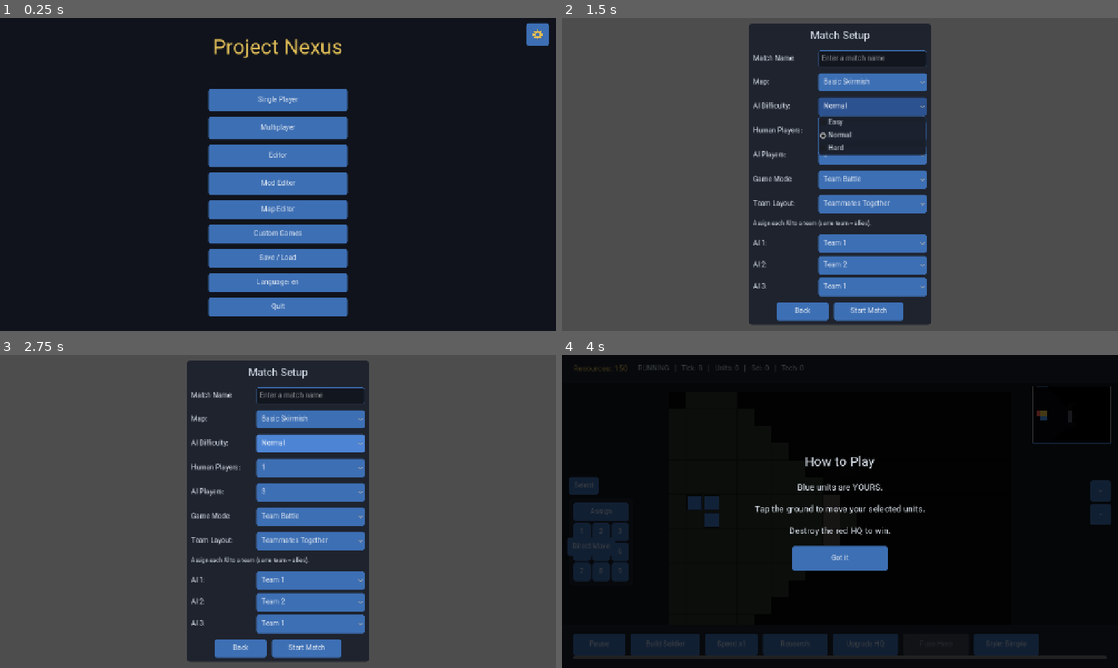
Above: before the commit, frames 1-4 (two rows, left to right).
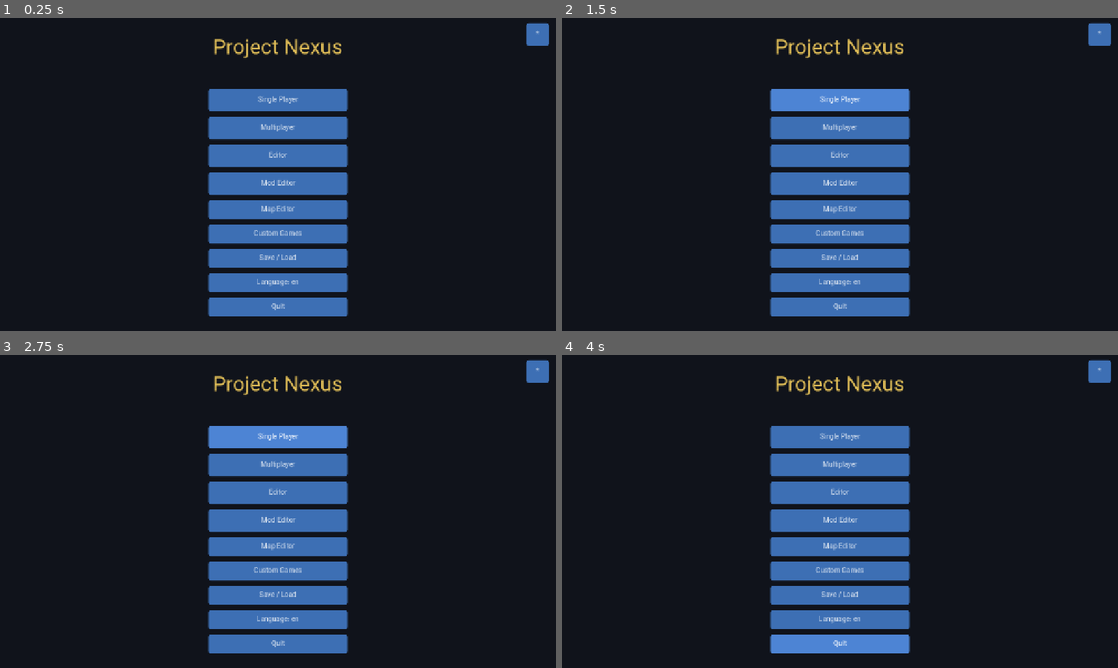
Above: after the commit, the same moments.

Repository: golshandvr-del/Sjalwmbdjdlxl
Game: Godot game, scene res://scenes/main_menu.tscn
Two runs of this game, one before a commit and one after it. Both use one fixed random seed, a clock stepped at 60 frames per second and the inputs below.
Inputs (mouse positions are in pixels of both pictures, inside the frame that each line leads up to):
- Up to frame 1 (0.25 s): no input
- Up to frame 2 (1.5 s): click "Single Player" at 0.5 s; click (873, 105) at 1.25 s, where only the run before the commit has a clickable "Normal"
- Up to frame 3 (2.75 s): click (311, 442) at 2 s, where only the run before the commit has a clickable "Normal"
- Up to frame 4 (4 s): click (840, 436) at 2.75 s, where only the run after the commit has a clickable "Single Player"; click (867, 649) at 3.5 s, where only the run before the commit has a clickable "Start Match"

The runs differ from the first frame. In frame 1, less than 0.1% of the frame differs, in the area x 95-98%, y 3-8%; in frame 2, 85%, in the area x 0-100%, y 0-100%; in frame 3, 83%; in frame 4, 37%.
Error after the commit: Parse Error: Identifier "_on_editor" not declared in the current scope. (res://ui/shared/main_menu.gd:126)

Commit message:
feat(mc8): connect EditorButton.pressed to _on_editor (MC8.2/req9)

Diff:
--- a/ui/shared/main_menu.gd
+++ b/ui/shared/main_menu.gd
@@ -123,6 +123,7 @@
 	_multiplayer_button.pressed.connect(func() -> void: _show_panel(MenuPanel.MULTIPLAYER))
 	_gear_button.pressed.connect(_on_options)
 	_setup_gear_icon()
+	_editor_button.pressed.connect(_on_editor)
 	_mod_editor_button.pressed.connect(_on_mod_editor)
 	_map_editor_button.pressed.connect(_on_map_editor)
 	_custom_games_button.pressed.connect(_on_custom_games)
